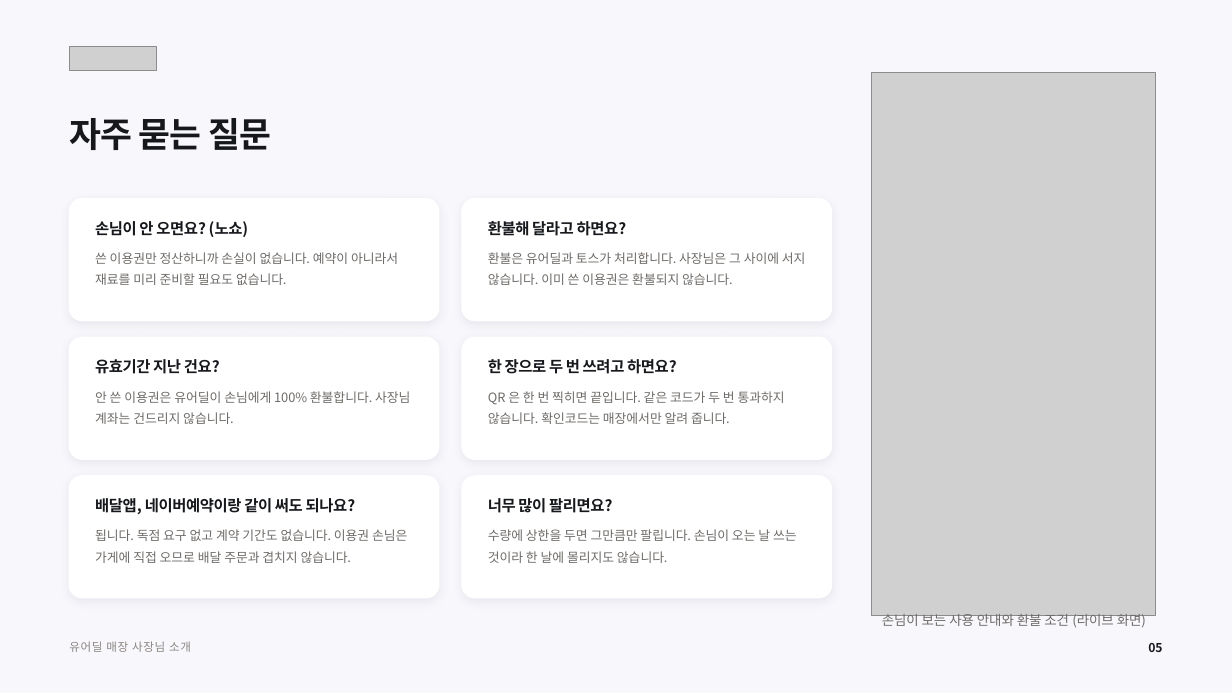
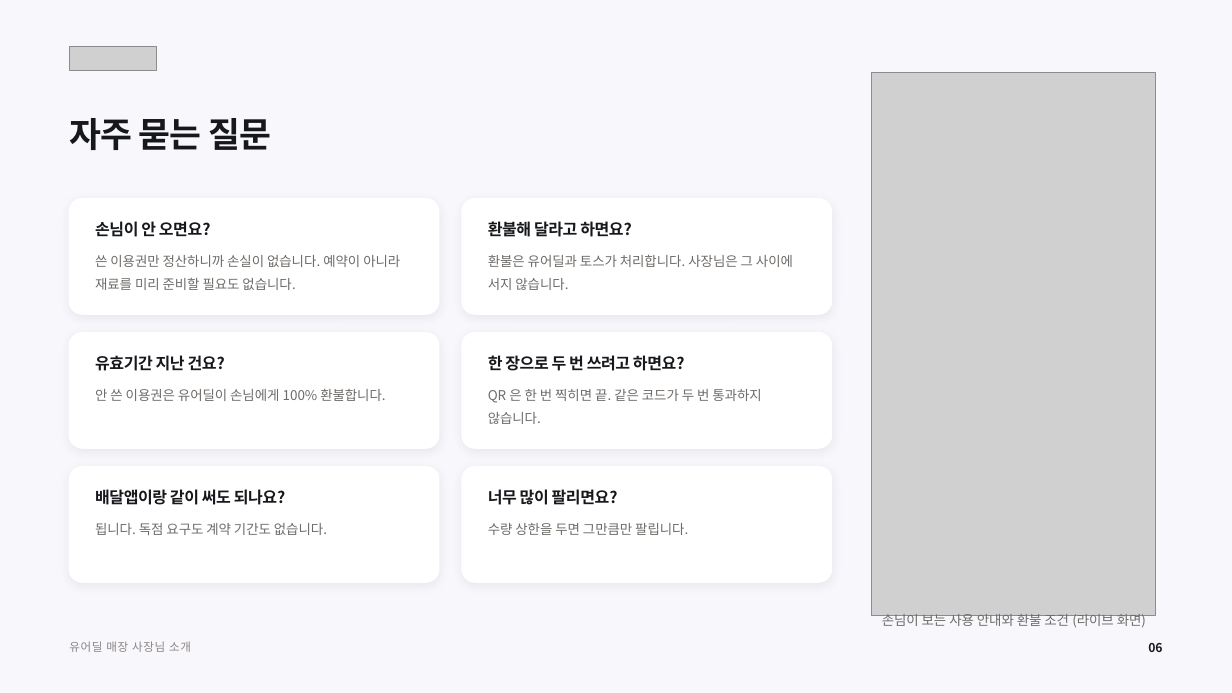
Before and after one commit to tobe2111/ur-live, a slide deck: slide 6 of docs/business/proposals/urdeal-store-owner-deck.pptx (slide 5 before the commit). Drawn at 1232x693 pixels with LibreOffice and Linux fonts; fonts in the diff are those of the drawing; grey boxes stand for pictures. Boxes give left, top, right and bottom in pixels: in the first picture for what was removed or moved away, otherwise in the second. Text is boxed around its words. In the diff, an @@ line names an element or a change of style, - is before the commit and + after.

```diff
--- a/docs/business/proposals/urdeal-store-owner-deck.pptx
+++ b/docs/business/proposals/urdeal-store-owner-deck.pptx
@@ rounded rectangle: place and size @@
-rounded rectangle at (69, 199, 439, 321)
+rounded rectangle at (69, 199, 439, 314)
@@ rounded rectangle: place and size @@
-rounded rectangle at (462, 199, 832, 321)
+rounded rectangle at (462, 199, 832, 314)
@@ text at (95, 221, 211, 237): text changed; size 12 to 12.5 pt @@
-손님이 안 오면요? (노쇼)
+손님이 안 오면요?
@@ text at (95, 255, 400, 290): text changed; size 10 to 10.5 pt @@
-쓴 이용권만 정산하니까 손실이 없습니다. 예약이 아니라서 재료를 미리 준비할 필요도 없습니다.
+쓴 이용권만 정산하니까 손실이 없습니다. 예약이 아니라 재료를 미리 준비할 필요도 없습니다.
@@ text at (488, 255, 793, 290): text changed; size 10 to 10.5 pt @@
-환불은 유어딜과 토스가 처리합니다. 사장님은 그 사이에 서지 않습니다. 이미 쓴 이용권은 환불되지 않습니다.
+환불은 유어딜과 토스가 처리합니다. 사장님은 그 사이에 서지 않습니다.
@@ rounded rectangle: place and size @@
-rounded rectangle at (69, 337, 439, 459)
+rounded rectangle at (69, 333, 439, 448)
@@ rounded rectangle: place and size @@
-rounded rectangle at (462, 337, 832, 459)
+rounded rectangle at (462, 333, 832, 448)
@@ text at (95, 389, 385, 401): text changed; size 10 to 10.5 pt @@
-안 쓴 이용권은 유어딜이 손님에게 100% 환불합니다. 사장님 계좌는 건드리지 않습니다.
+안 쓴 이용권은 유어딜이 손님에게 100% 환불합니다.
@@ text at (488, 389, 761, 424): text changed; size 10 to 10.5 pt @@
-QR 은 한 번 찍히면 끝입니다. 같은 코드가 두 번 통과하지 않습니다. 확인코드는 매장에서만 알려 줍니다.
+QR 은 한 번 찍히면 끝. 같은 코드가 두 번 통과하지 않습니다.
@@ rounded rectangle: place and size @@
-rounded rectangle at (69, 476, 439, 598)
+rounded rectangle at (69, 467, 439, 582)
@@ proportions changed in 6 elements at (69, 199, 439, 314), (462, 199, 832, 314), (69, 333, 439, 448), (462, 333, 832, 448), (69, 467, 439, 582), (462, 467, 832, 582) @@
@@ rounded rectangle: place and size @@
-rounded rectangle at (462, 476, 832, 598)
+rounded rectangle at (462, 467, 832, 582)
@@ text at (95, 489, 286, 505): text changed; size 12 to 12.5 pt @@
-배달앱, 네이버예약이랑 같이 써도 되나요?
+배달앱이랑 같이 써도 되나요?
@@ size 12 to 12.5 pt in 4 elements at (488, 219, 632, 240), (95, 355, 225, 371), (488, 355, 685, 371), (488, 489, 618, 505) @@
@@ text "너무 많이 팔리면요?": place and size @@
-text "너무 많이 팔리면요?" at (488, 498, 612, 513)
+text "너무 많이 팔리면요?" at (488, 489, 618, 505)
@@ text at (95, 523, 327, 535): text changed; size 10 to 10.5 pt @@
-됩니다. 독점 요구 없고 계약 기간도 없습니다. 이용권 손님은 가게에 직접 오므로 배달 주문과 겹치지 않습니다.
+됩니다. 독점 요구도 계약 기간도 없습니다.
@@ text at (488, 523, 688, 535): text changed; size 10 to 10.5 pt @@
-수량에 상한을 두면 그만큼만 팔립니다. 손님이 오는 날 쓰는 것이라 한 날에 몰리지도 않습니다.
+수량 상한을 두면 그만큼만 팔립니다.
```
Also in this commit, not shown: 6 other slides changed, 1 slide added, 5 other files.
